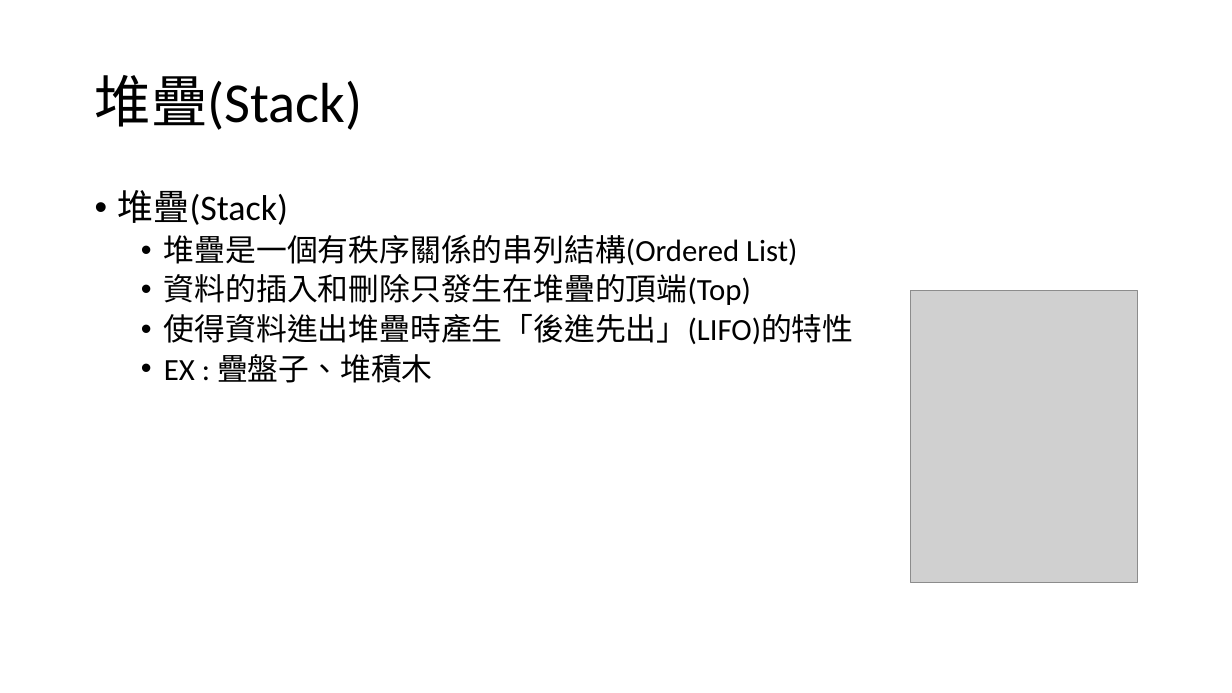
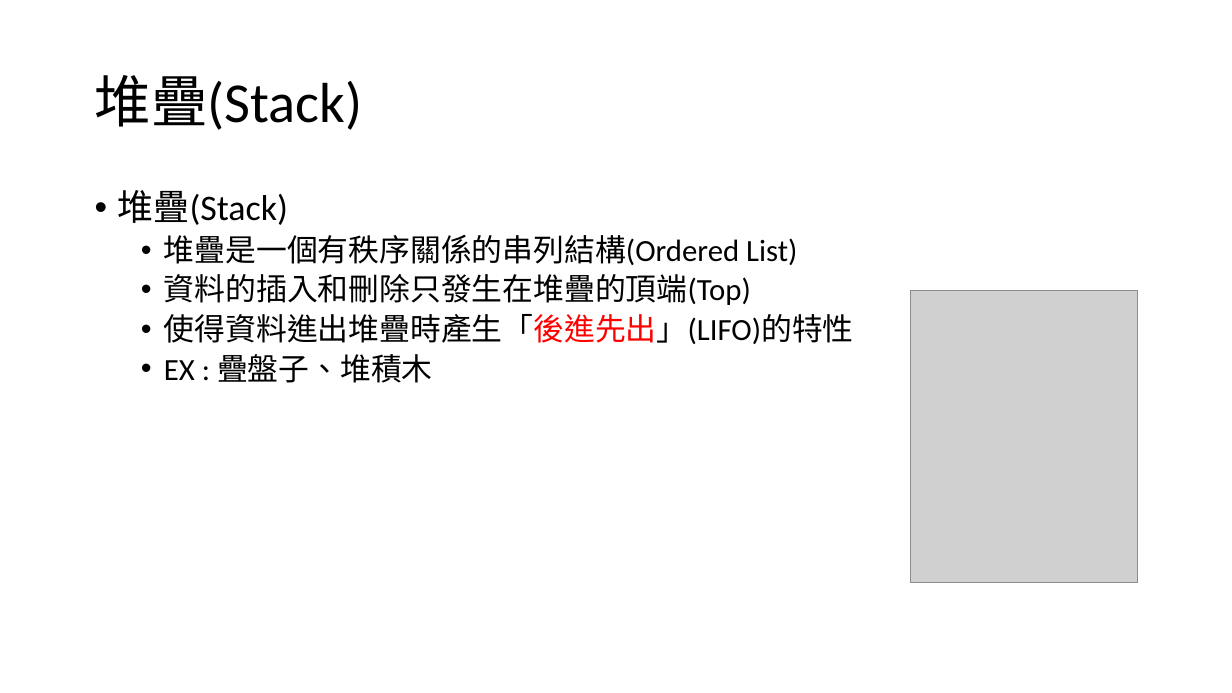
Before and after one commit to Heng-xiu/DataStructure, a slide deck: slide 2 of Week_3/Week 3 - .pptx. Drawn at 1232x693 pixels with LibreOffice and Linux fonts; fonts in the diff are those of the drawing; grey boxes stand for pictures. Boxes give left, top, right and bottom in pixels: in the first picture for what was removed or moved away, otherwise in the second. Text is boxed around its words. In the diff, an @@ line names an element or a change of style, - is before the commit and + after.

```diff
--- a/Week_3/Week 3 - .pptx
+++ b/Week_3/Week 3 - .pptx
@@ text at (x1=164, y1=314, x2=854, y2=344): text colour #000000 to #FF0000 in "使得資料進出堆疊時產生「後進先出」(LIFO)的特性" @@
```
Also in this commit, not shown: 2 other slides changed, 4 other files.
